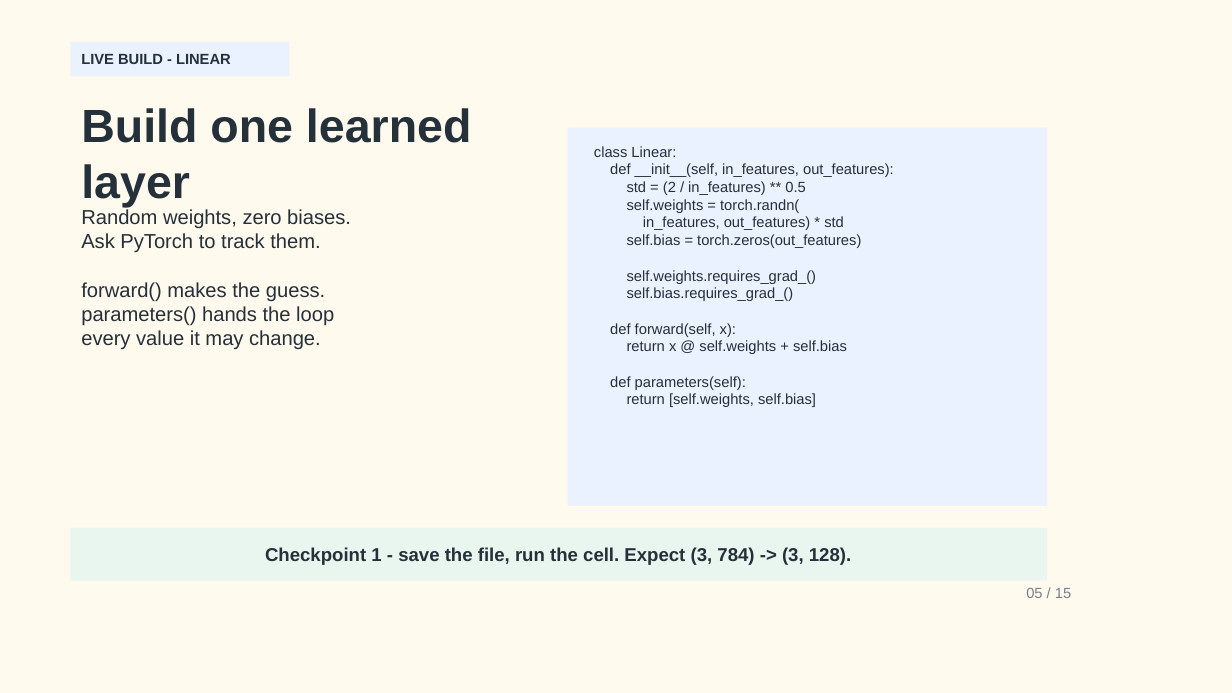
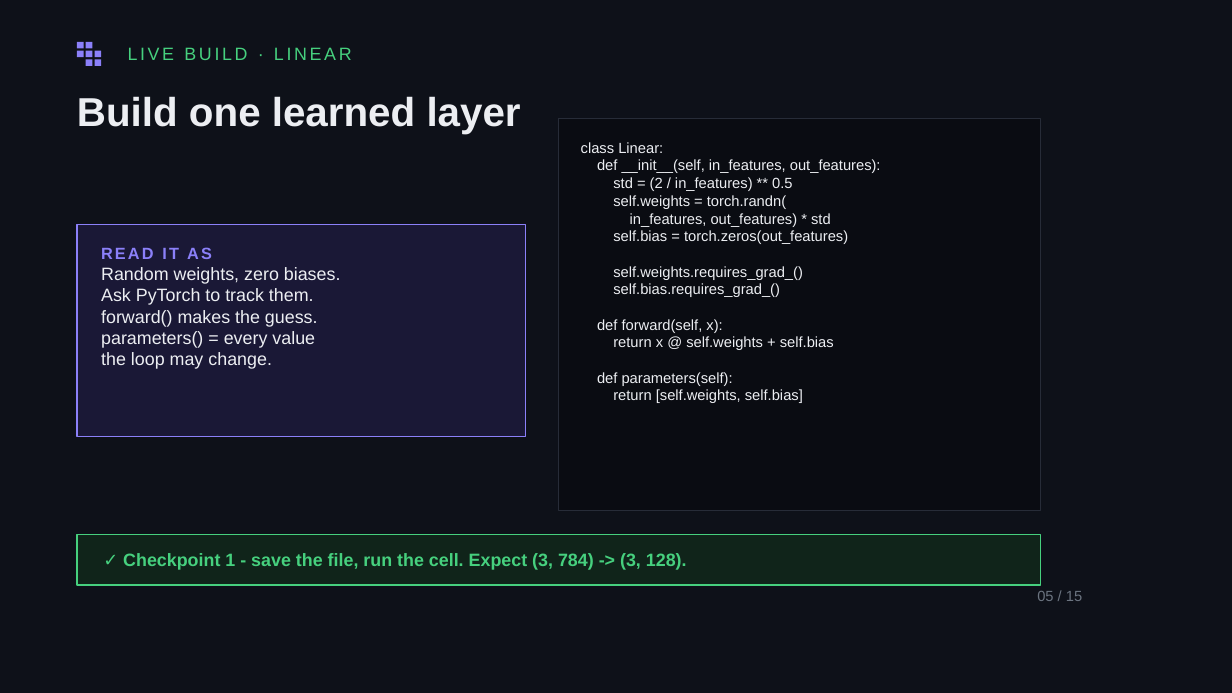
Before and after one commit to uh-pcs/Workshop3, a slide deck: slide 5 of slides/pcs-workshop-intro.pptx. Drawn at 1232x693 pixels with LibreOffice and Linux fonts; fonts in the diff are those of the drawing. Boxes give left, top, right and bottom in pixels: in the first picture for what was removed or moved away, otherwise in the second. Text is boxed around its words. In the diff, an @@ line names an element or a change of style, - is before the commit and + after.

```diff
--- a/slides/pcs-workshop-intro.pptx
+++ b/slides/pcs-workshop-intro.pptx
@@ background #FFF9EE to #0E1119 @@
@@ rectangle removed at [70, 41, 290, 76] @@
@@ rectangle added at [77, 41, 84, 48], fill #8B80F9 @@
@@ rectangle added at [77, 50, 84, 57], fill #8B80F9 @@
@@ rectangle added at [86, 41, 93, 48], fill #8B80F9 @@
@@ rectangle added at [86, 50, 93, 57], fill #8B80F9 @@
@@ rectangle added at [86, 59, 93, 66], fill #8B80F9 @@
@@ rectangle added at [95, 50, 102, 57], fill #8B80F9 @@
@@ rectangle added at [95, 59, 102, 66], fill #8B80F9 @@
@@ text at [128, 47, 352, 60]: text changed; size 9.5 to 11.5 pt; text colour #24303A to #46D07E; bold off @@
-LIVE BUILD - LINEAR
+LIVE BUILD · LINEAR
@@ text "Build one learned layer": place and size @@
-text "Build one learned layer" at [81, 108, 471, 208]
+text "Build one learned layer" at [77, 96, 521, 134]
@@ text "Build one learned layer" at [77, 96, 521, 134]: size 30 to 26 pt, text colour #24303A to #ECEEF2 @@
@@ rectangle: place and size @@
-rectangle at [568, 127, 1048, 506]
+rectangle at [559, 119, 1041, 510]
@@ rectangle at [559, 119, 1041, 510]: fill #EAF2FF to #0A0C12; outline none to #272C38 0.74 pt @@
@@ text "class Linear:" at [581, 142, 881, 403]: text colour #24303A to #ECEEF2 @@
@@ rectangle added at [77, 225, 527, 437], fill #1A1836, outline #8B80F9 0.85 pt @@
@@ text at [101, 247, 212, 259]: paragraph added @@
+READ IT AS
@@ text at [101, 267, 341, 327]: size 13 to 11.5 pt, text colour #24303A to #ECEEF2 in "Random weights, zero biases.", "Ask PyTorch to track them.", "forward() makes the guess." @@
@@ text "READ IT AS": place and size @@
-text "READ IT AS" at [81, 209, 351, 349]
+text "READ IT AS" at [101, 247, 341, 369]
@@ text at [101, 331, 315, 369]: text changed; size 13 to 11.5 pt; text colour #24303A to #ECEEF2 @@
-parameters() hands the loop
-every value it may change.
+parameters() = every value
+the loop may change.
@@ rectangle: place and size @@
-rectangle at [70, 528, 1048, 580]
+rectangle at [77, 534, 1041, 585]
@@ rectangle at [77, 534, 1041, 585]: fill #E8F6EF to #10241A; outline none to #46D07E 0.79 pt @@
@@ text at [123, 553, 687, 570]: text changed; size 12 to 11.5 pt; text colour #24303A to #46D07E @@
-Checkpoint 1 - save the file, run the cell. Expect (3, 784) -> (3, 128).
+✓ Checkpoint 1 - save the file, run the cell. Expect (3, 784) -> (3, 128).
@@ text "05 / 15": place and size @@
-text "05 / 15" at [1026, 588, 1071, 598]
+text "05 / 15" at [1037, 591, 1082, 601]
@@ text "05 / 15" at [1037, 591, 1082, 601]: text colour #77808C to #6B7480 @@
```
Also in this commit, not shown: 14 other slides changed, 3 other files.
